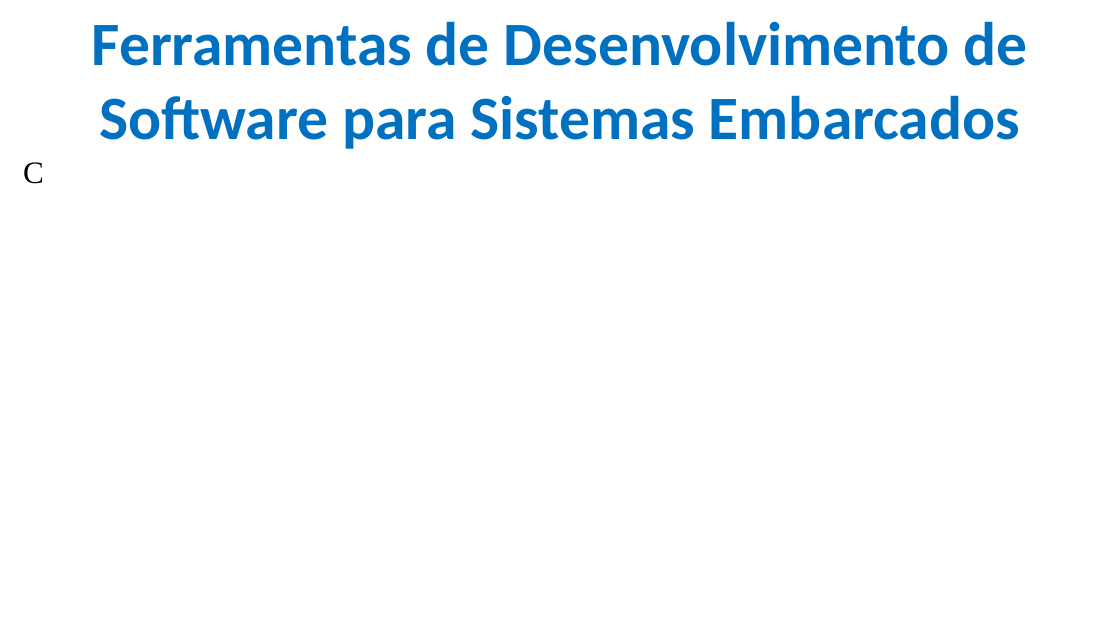
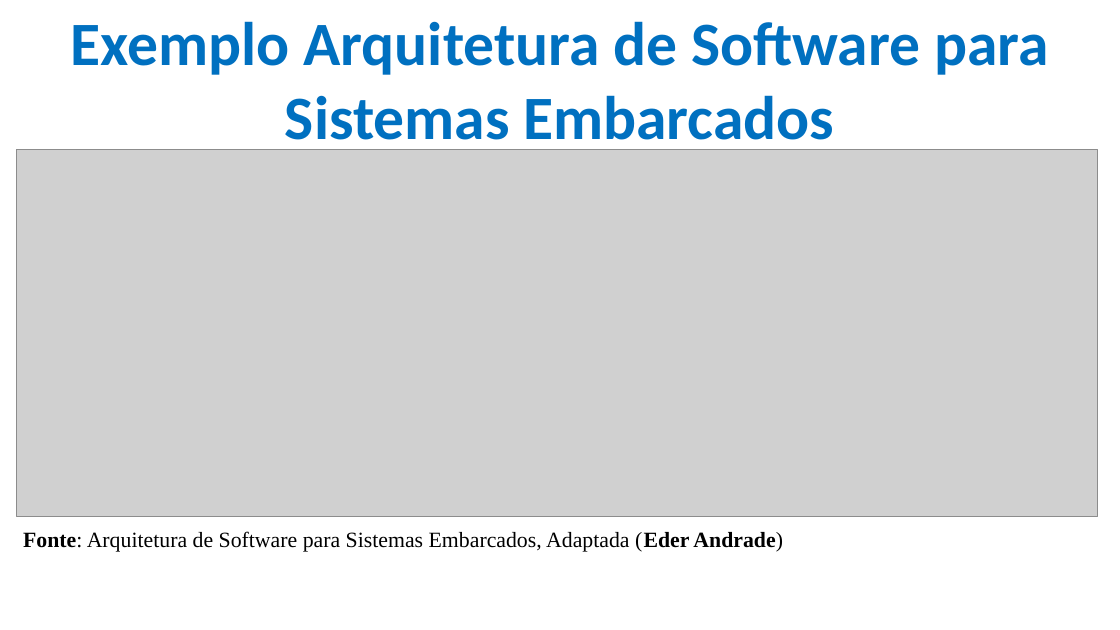
Before and after one commit to CloudEducationBrazil/WydenArea1ProgramacaoMicrocontroladores, a slide deck: slide 16 of 01 Classes/Aula 02 - Programação Microcontroladores.pptx (slide 11 before the commit). Drawn at 1120x630 pixels with LibreOffice and Linux fonts; fonts in the diff are those of the drawing; grey boxes stand for pictures; background and template pictures are left out. Boxes give left, top, right and bottom in pixels: in the first picture for what was removed or moved away, otherwise in the second. Text is boxed around its words. In the diff, an @@ line names an element or a change of style, - is before the commit and + after.

```diff
--- a/01 Classes/Aula 02 - Programação Microcontroladores.pptx
+++ b/01 Classes/Aula 02 - Programação Microcontroladores.pptx
@@ title at [71,21,1048,154]: text changed @@
-Ferramentas de Desenvolvimento de Software para Sistemas Embarcados
+Exemplo Arquitetura de Software para Sistemas Embarcados
@@ picture added at [17,149,1098,516] @@
@@ text at [23,531,783,552]: text changed; size 20 to 14 pt @@
-C
+Fonte: Arquitetura de Software para Sistemas Embarcados, Adaptada (Eder Andrade)
```
Also in this commit, not shown: 7 other slides changed, 17 slides added, 1 slide removed, 3 other files.
